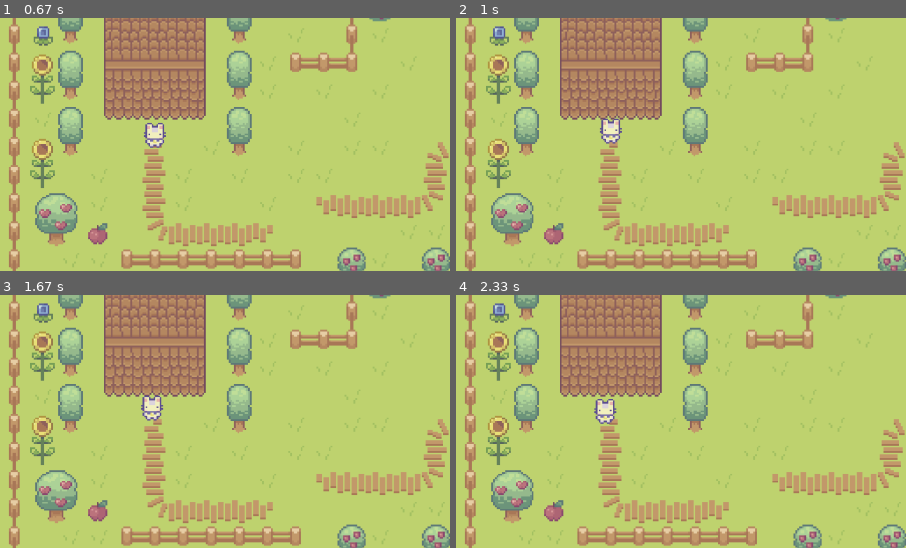
Above: before the commit, frames 1-4 (two rows, left to right).
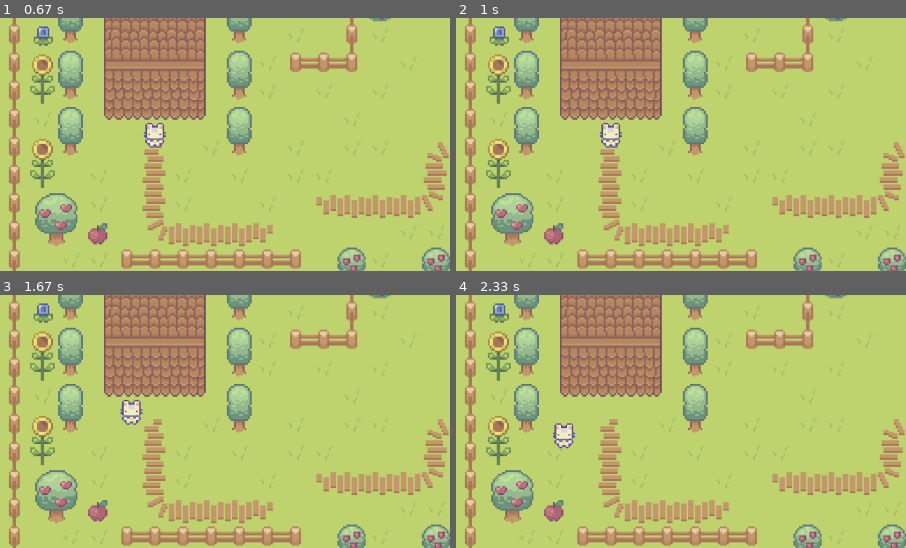
Above: after the commit, the same moments.

Repository: ColanWorstellProgramming/Let_The_PyGames_Begin
Game: pygame game, started from main.py
The game is run twice, just before and just after one commit, with the same random seed, the same clock (stepped at 60 frames per second) and the same inputs.
Inputs (mouse positions are % of the whole screen's width and height, from its top left):
- Up to frame 1 (0.67 s): click (50, 81) at 0.38 s
- Up to frame 2 (1 s): hold W from 0.67 s (still down); move the mouse to (46, 55) at 0.7 s
- Up to frame 3 (1.67 s): release W at 1.13 s; hold A from 1.17 s (still down)
- Up to frame 4 (2.33 s): release A at 1.7 s; hold S 1.73-2.03 s; hold A from 2.07 s (still down)
The pictures show only the part of the screen within x 0-50%, y 32-82%; the shares and areas given below are measured in that part.

Frame 1 is identical in both runs. In frame 2, 0.4% of the frame differs, in the area x 32-37%, y 39-52%; in frame 3, 0.8%; in frame 4, 0.8%, in the area x 21-36%, y 41-61%.

Commit message:
buggy collision

Diff:
--- a/game.py
+++ b/game.py
@@ -5,6 +5,7 @@
 from game_state import GameState
 import spritesheet
 import gameWorld
+from passable import Passable, impassable
 
 class Game:
     def __init__(self, screen):
@@ -25,7 +26,6 @@
     def update(self):
         print("update")
         self.handle_events()
-
         gameWorld.createWorld()
         self.render_map(self.screen)
 
@@ -33,26 +33,27 @@
             object.render(self.screen)
 
     def handle_events(self):
-        movement = 0.2
+        movement = 5
         x=0
         y=0
         for event in pygame.event.get():
                 if event.type == pygame.QUIT:
                      pygame.quit()
-                keys = pygame.key.get_pressed()
-
-                if keys[pygame.K_w]:
-                    y -= movement
-                    self.player.update_position(x, y)
-                if keys[pygame.K_s]:
-                    y += movement
-                    self.player.update_position(x, y)
-                if keys[pygame.K_a]:
-                    x -= movement
-                    self.player.update_position(x, y)
-                if keys[pygame.K_d]:
-                    x += movement
-                    self.player.update_position(x, y)
+                elif event.type == pygame.KEYDOWN:
+                    if event.key == pygame.K_ESCAPE:
+                        pygame.quit()
+                    elif event.key == pygame.K_w:
+                        y -= movement
+                        self.move_unit(self.player, [x, y])
+                    elif event.key == pygame.K_s:
+                        y += movement
+                        self.move_unit(self.player, [x, y])
+                    elif event.key == pygame.K_a:
+                        x -= movement
+                        self.move_unit(self.player, [x, y])
+                    elif event.key == pygame.K_w:
+                        x += movement
+                        self.move_unit(self.player, [x, y])
 
     def load_map(self, file_name):
         with open(file_name) as map_file:
@@ -70,6 +71,26 @@
                 screen.blit(image, rect)
                 x_pos += 1
             y_pos += 1
+
+    def move_unit(self, unit, position_change):
+        new_position = [unit.position[0] + position_change[0], unit.position[1] + position_change[1]]
+        #print(unit.position)
+        #print(new_position[0])
+        #print(new_position[1])
+        #print(self.map(new_position[0]))
+        #if self.map[new_position] not in Passable:
+           # return
+        #print(new_position[1])
+        #print(len(self.map))
+        if new_position[0] < 0 or new_position[0] > 180:
+            return
+        if new_position[1] < 0 or new_position[1] > 90:
+            return
+        #print(new_position[0])
+        if (self.map[int(new_position[0] / 10)] [int(new_position[1] / 5)]) not in Passable:
+            return
+        unit.update_position(new_position)
+
 
 map_tile_image = {
     # Non - Collision
--- /dev/null
+++ b/passable.py
@@ -0,0 +1,160 @@
+#!/usr/bin/python3
+
+# Non - Collision
+Passable = [   #Grass
+    "G1",  # Plain Grass
+    "G2",  # Top Left
+    "G3",  # Top Middle
+    "G4",  # Top Right
+    "G5",  # Left Middle
+    "G6",  # Right Middle
+    "G7",  # Bottom Left
+    "G8",  # Bottom Middle
+    "G9",  # Bottom Right
+    "G0",  # Grown Grass
+
+    #Grass Corners
+    "C1",  # Top Left Corner Curve
+    "C2",  # Top Strait (Right Bottom Corner Curve)
+    "C3",  # Top Strait (Left Bottom Corner Curve)
+    "C4",  # Top Right Corner Curve
+    "C5",  # Left Strait (Right Bottom Corner Curve)
+    "C6",  # In Land (Right Bottom Corner Curve)
+    "C7",  # In Land (Left Bottom Corner Curve)
+    "C8",  # Right Strait (Right Bottom Corner Curve)
+    "C9",  # Left Strait (Right Top Corner Curve)
+    "C0",  # In Land (Right Top Corner Curve)
+    "c1",  # In Land (Left Top Corner Curve)
+    "c2",  # Right Strait (Right Top Corner Curve)
+    "c3",  # Bottom Left Corner Curve
+    "c4",  # Bottom Strait (Right Top Corner Curve)
+    "c5",  # Bottom Strait (Left Top Corner Curve)
+    "c6",  # Bottom Right Corner Curve
+
+    #Dirt Path
+    "P1",
+    "P2",
+    "P3",
+    "P4",
+    "P5",
+    "P6",
+    "P7",
+    "P8",
+    "P9",
+    "p1",
+    "p2",
+    "p3",
+    "p4",
+
+    #Pathing
+    "L1",
+    "L2",
+    "L3",
+    "L4",
+    "L5",
+    "L6",
+    "L7",
+    "L8",
+    "L9",
+    "L0",
+]
+impassable = [
+    # Collision
+    #Fences
+    "F1",
+    "F2",
+    "F3",
+    "F4",
+    "F5",
+    "F6",
+    "F7",
+    "F8",
+    "F9",
+    "F0",
+    "f1",
+    "f2",
+    "f3",
+    "f4",
+    "f5",
+    "f6",
+
+    #Thick Tree
+    "T1",
+    "T2",
+    "T3",
+    "T4",
+
+    #Thin Tree
+    "T5" ,
+    "T6",
+
+    #Apple Tree
+    "T7",
+    "T8",
+    "T9",
+    "T0",
+
+    #Bushes
+    "B1",
+    "B2",
+    #Stumps
+    "B3",
+    "B4",
+    #Flowers
+    "B5",
+    "B6",
+    "B7",
+    "B8",
+    "B9",
+
+    #Rocks
+    "y1",
+    "y2",
+    #Shrooms
+    "S1",
+    "S2",
+
+    #Fruit
+    "S3",
+    "S4",
+    #House
+    "H1",
+    "H2",
+    "H3",
+    "H4",
+    "H5",
+    "H6",
+    "H7",
+    "H8",
+
+    #Doors
+    "D1",
+    #Collision On For "D2 Only"
+    "D2",
+    "D3",
+    "D4",
+
+    #Roof
+    "R1",
+    "R3",
+    "R4",
+    "R5",
+    "R6",
+    "R7",
+    "R8",
+    "R9",
+    "R0",
+    "r1",
+    "r2",
+    "r3",
+    "r4",
+    "r5",
+
+    #Water
+    "W1",
+    "W2",
+    "W3",
+    "W4"
+]
+print(Passable)
+print(impassable)
--- a/player.py
+++ b/player.py
@@ -19,7 +19,7 @@
     def render(self, screen):
         screen.blit(self.image, self.rect)
 
-    def update_position(self, x_change, y_change):
-        self.position[0] += x_change
-        self.position[1] += y_change
+    def update_position(self, new_position):
+        self.position[0] = new_position[0]
+        self.position[1] = new_position[1]
         self.rect = pygame.Rect(self.position[0] * config.SCALE, self.position[1] * config.SCALE, config.SCALE, config.SCALE)
